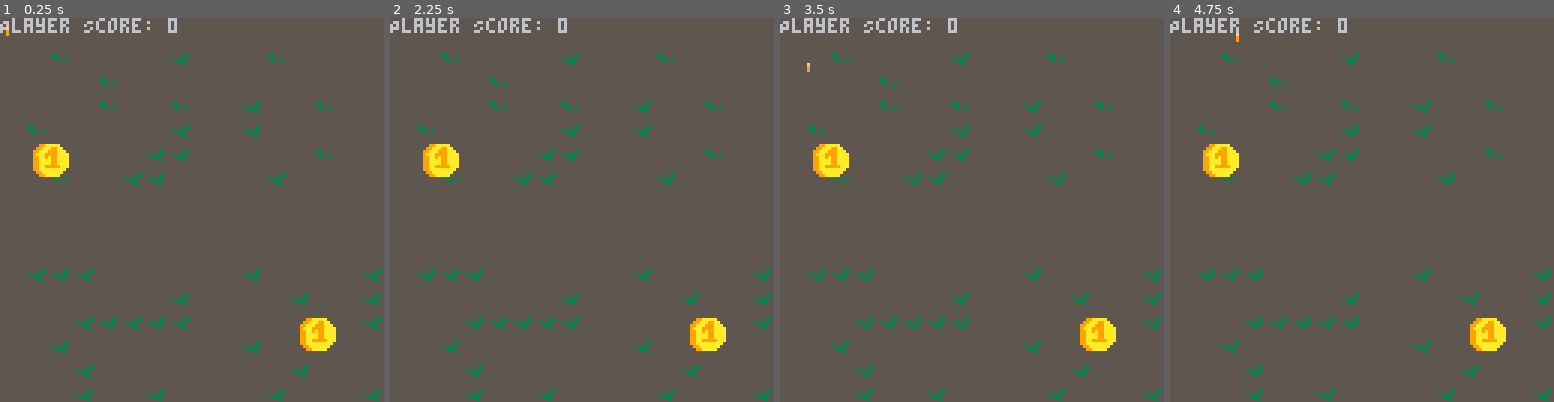
Above: before the commit, frames 1-4 (left to right).
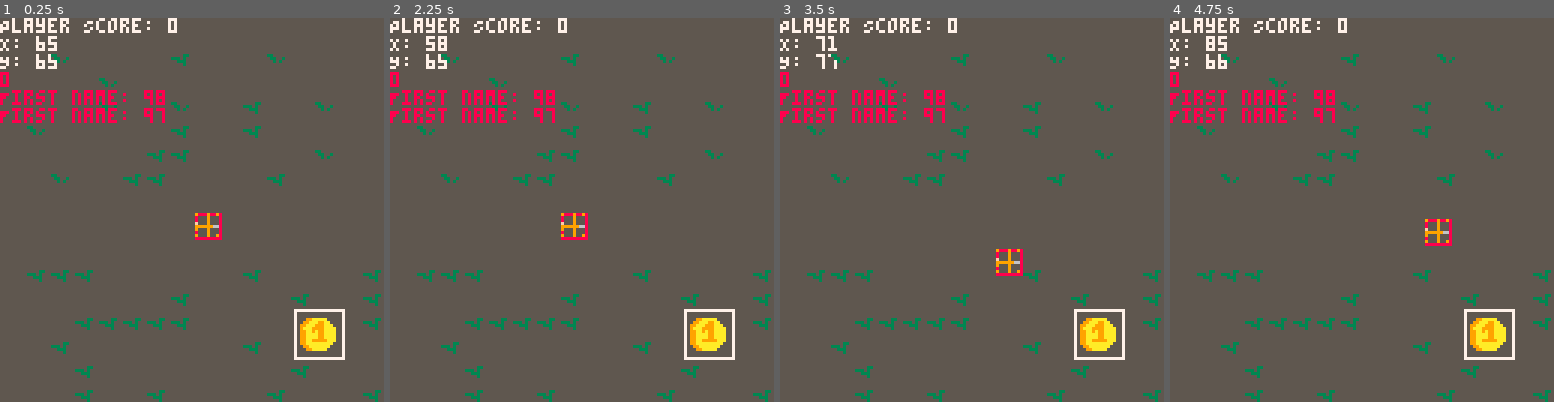
Above: after the commit, the same moments.

Repository: RGHuynh/collection_dot_game
Game: PICO-8 cartridge index.p8
The game is run twice, just before and just after one commit, with the same random seed, the same clock (stepped at 60 frames per second) and the same inputs.
Inputs:
- Up to frame 1 (0.25 s): no input
- Up to frame 2 (2.25 s): hold Left from 1.97 s (still down)
- Up to frame 3 (3.5 s): release Left at 2.37 s; hold Down 2.42-2.82 s; hold Right from 2.87 s (still down)
- Up to frame 4 (4.75 s): release Right at 3.53 s; hold Up 3.58-4.08 s; hold Right 4.13-4.53 s; hold Down from 4.58 s (still down)

The runs differ from the first frame. In frame 1, 3.9% of the frame differs, in the area x 0-90%, y 0-90%; in frame 2, 3.9%; in frame 3, 3.8%; in frame 4, 3.9%.

Commit message:
Update border

Diff:
--- a/index.p8
+++ b/index.p8
@@ -5,15 +5,16 @@
 #include script/main.p8.lua
 #include script/player/movement.p8.lua
 #include script/coin/coin.p8.lua
+#include script/utilities/map.p8.lua
 __gfx__
-00000000000000000000000000000000000000000000000000000000000000000000000000000000000000000000000000000000000000000000000000000000
-00000000000000000000000000000000000000000000000000000000000000000000000000000000000000000000000000000000000000000000000000000000
-00000000000000000000000000000000000000000000000000000000000000000000000000000000000000000000000000000000000000000000000000000000
-0000000000f000000000000000000000000099aaaaa0000000000000000000000000000000000000000000000000000000000000000000000000000000000000
-0000000000900000033000000000033000099aaa99aa000000000000000000000000000000000000000000000000000000000000000000000000000000000000
-000000000090000000330030033303000099aaa999aaa00000000000000000000000000000000000000000000000000000000000000000000000000000000000
-00000000000000000003030000033300009aaa9999aaaa0000000000000000000000000000000000000000000000000000000000000000000000000000000000
-000000000000000000000000000003000099aa9a99aaaa0000000000000000000000000000000000000000000000000000000000000000000000000000000000
+00000000900090090000000000000000000000000000000000000000000000000000000000000000000000000000000000000000000000000000000000000000
+00000000000090000000000000000000000000000000000000000000000000000000000000000000000000000000000000000000000000000000000000000000
+00000000000090000000000000000000000000000000000000000000000000000000000000000000000000000000000000000000000000000000000000000000
+00000000f00090000000000000000000000099aaaaa0000000000000000000000000000000000000000000000000000000000000000000000000000000000000
+0000000099999966033000000000033000099aaa99aa000000000000000000000000000000000000000000000000000000000000000000000000000000000000
+000000009000900000330030033303000099aaa999aaa00000000000000000000000000000000000000000000000000000000000000000000000000000000000
+00000000000090000003030000033300009aaa9999aaaa0000000000000000000000000000000000000000000000000000000000000000000000000000000000
+000000009000900900000000000003000099aa9a99aaaa0000000000000000000000000000000000000000000000000000000000000000000000000000000000
 000000000000000000000000000000000099aaaa99aaaa0000000000000000000000000000000000000000000000000000000000000000000000000000000000
 000000000000000000000000000000000099aaaa99aaaa0000000000000000000000000000000000000000000000000000000000000000000000000000000000
 000000000000000000000000000000000099aa99999aaa0000000000000000000000000000000000000000000000000000000000000000000000000000000000
--- a/script/coin/coin.p8.lua
+++ b/script/coin/coin.p8.lua
@@ -1,5 +1,5 @@
 Coin = {
-  current_coin_limit = 2,
+  current_coin_limit = 1,
   sprite = 4,
 
   current_coins = {},
@@ -25,6 +25,7 @@
 
 function draw_coin(current_coins)
   for coin in all(current_coins) do
+    rect(coin.x, coin.y, coin.x + 16, coin.y + 16, 7)
     spr(coin.sprite, coin.x, coin.y, 2, 2)
   end
 end
--- a/script/main.p8.lua
+++ b/script/main.p8.lua
@@ -1,23 +1,19 @@
 function _init()
-  music(0)
-
+  -- music(0)
 end
 
 function _update()
-
-  Player:movement()
-  Player:d_pick_up(Coin)
-
+  cls(5)
 end
 
 function _draw()
-  cls(5)
 
+  -- DEBUGGING
   print("Player Score: " .. Player.score)
-  map(0, 0, 0, 0, 16, 16)
+  print("X: " .. Player.x)
+  print("Y: " .. Player.y)
 
-  spr(Player.sprite, Player.x, Player.y)
-
+  Map:draw()
+  Player:draw()
   Coin:draw()
-
 end
--- a/script/player/movement.p8.lua
+++ b/script/player/movement.p8.lua
@@ -1,7 +1,12 @@
 Player = {
   -- position
-  x = 0,
-  y = 0,
+  x = 65,
+  y = 65,
+
+  margin_left_px = 0,
+  margin_right_px = 0,
+  margin_bottom_px = 0,
+  margin_top_px = 0,
 
   sprite = 1,
 
@@ -15,21 +20,56 @@
   end,
 
   d_pick_up = function(self, object)
-    for o in all(object.current_coins) do
-      local dx = abs(self.x - o.x)
-      local dy = abs(self.y - o.y)
+
+    local player_hit_box = self:player_hit_box()
 
 
-      -- for example, pick up if within 8 pixels
-      if dx <= 4 and dy <= 4 then
-        del(object.current_coins, o)
-        spr(0, o.x, o.y, 2, 2)
-        sfx(0)
-        self.score = self.score + 1
 
-      end
+    for k, v in pairs(object.current_coins) do
+      -- local dx = abs(self.x - o.x)
+      -- local dy = abs(self.y - o.y)
+      local a = mget(v.x, v.y)
+      print(a)
+      print("First name: "..v.x)
+      print("First name: "..v.y)
+
+
+      -- -- for example, pick up if within 8 pixels
+      -- rect(dx, dy, dx + 8, dy +8, 3)
+      -- if dx <= 8 and dy <= 8 then
+      --   del(object.current_coins, o)
+      --   spr(0, o.x, o.y, 2, 2)
+      --   sfx(0)
+      --   self.score = self.score + 1
+      -- end
     end
+  end,
 
+  player_hit_box = function(self)
+    local player_x = self.x / 8
+    local player_y = self.y / 8
+    local player_x2 = (self.x + 7) / 4
+    local player_y2 = (self.y + 7) / 4
+
+    return {
+      player_x = player_x,
+      player_y = player_y,
+      player_x2 = player_x2,
+      player_y2 = player_y2
+    }
+  end,
+
+  draw = function(self)
+    local current_player_position_x = self.x
+    local current_player_position_y = self.y
+
+    self:movement()
+
+    Map:collision(self, current_player_position_x, current_player_position_y)
+    rect(self.x, self.y, self.x +8, self.y +8, 8)
+
+    self:d_pick_up(Coin)
+    spr(Player.sprite, Player.x, Player.y)
   end
 
 }
--- /dev/null
+++ b/script/utilities/map.p8.lua
@@ -0,0 +1,28 @@
+Map = {
+
+  border_left = 0,
+  border_right = 119,
+  border_top = 0,
+  border_bottom = 119,
+
+  draw = function(self)
+    map(0, 0, 0, 0, 16, 16)
+  end,
+
+
+  collision = function(self, player, current_player_x, current_player_y)
+
+    local left = player.x == self.border_left
+    local right = player.x == self.border_right
+    local bottom = player.y == self.border_bottom
+    local top = player.y == self.border_top
+
+    if left or right then
+      player.x = current_player_x
+    elseif top or bottom then
+      player.y = current_player_y
+    end
+
+  end
+
+}
